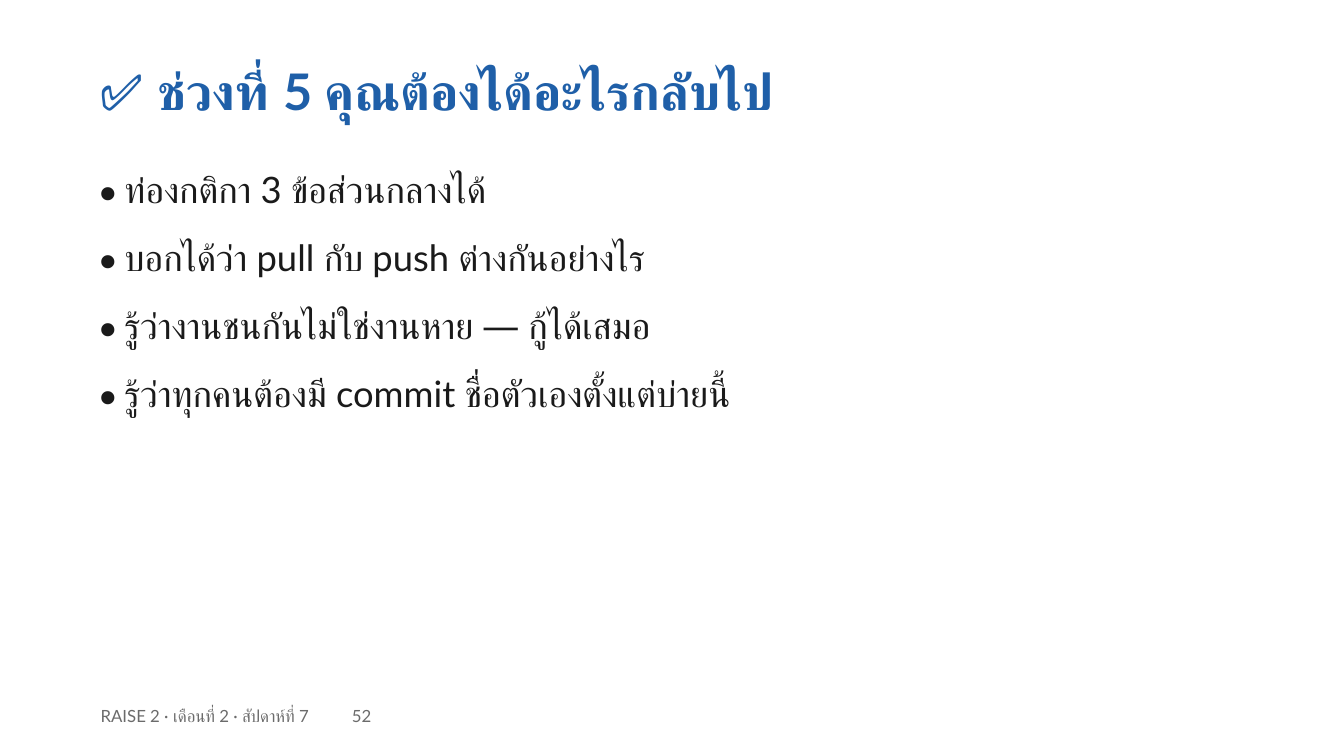
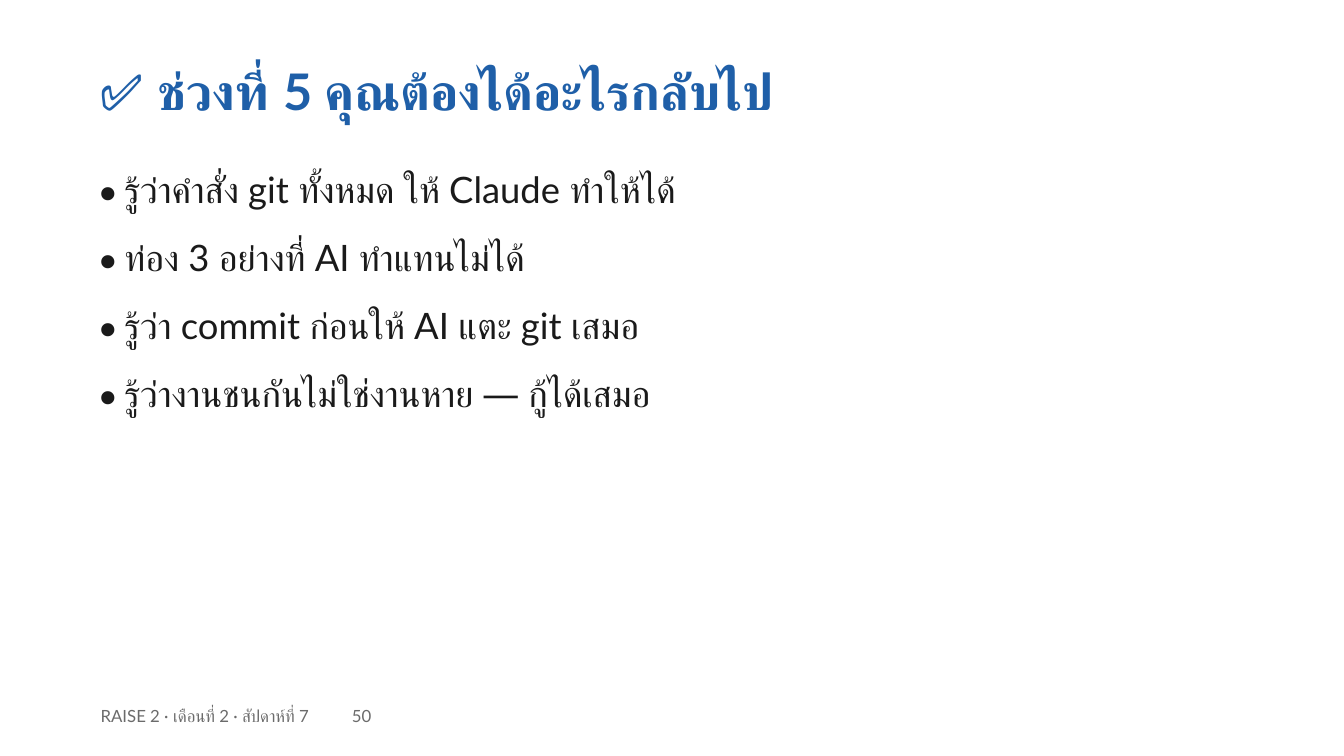
Before and after one commit to cnacha-mfu/raise2-module2, a slide deck: slide 50 of materials/week7/w7-slides.pptx (slide 52 before the commit). Drawn at 1344x756 pixels with LibreOffice and Linux fonts; fonts in the diff are those of the drawing. Boxes give left, top, right and bottom in pixels: in the first picture for what was removed or moved away, otherwise in the second. Text is boxed around its words. In the diff, an @@ line names an element or a change of style, - is before the commit and + after.

Commit message:
สัปดาห์ 7: ตัดสไลด์ Git เหลือ 12 นาที (คำสั่งยกให้ Claude · สอนแค่ 3 อย่างที่ AI ทำแทนไม่ได้) · เปลี่ยน 'ห้าม fork' เป็นให้ clone week6-start แล้วเริ่มประวัติ git ใหม่

```diff
--- a/materials/week7/w7-slides.pptx
+++ b/materials/week7/w7-slides.pptx
@@ text at (124, 175, 676, 214): text changed @@
-• ท่องกติกา 3 ข้อส่วนกลางได้
+• รู้ว่าคำสั่ง git ทั้งหมด ให้ Claude ทำให้ได้
@@ text at (124, 243, 525, 272): text changed @@
-• บอกได้ว่า pull กับ push ต่างกันอย่างไร
+• ท่อง 3 อย่างที่ AI ทำแทนไม่ได้
@@ text at (124, 310, 639, 349): text changed @@
-• รู้ว่างานชนกันไม่ใช่งานหาย — กู้ได้เสมอ
+• รู้ว่า commit ก่อนให้ AI แตะ git เสมอ
@@ text at (124, 378, 650, 417): text changed @@
-• รู้ว่าทุกคนต้องมี commit ชื่อตัวเองตั้งแต่บ่ายนี้
+• รู้ว่างานชนกันไม่ใช่งานหาย — กู้ได้เสมอ
@@ text at (101, 709, 371, 722): text changed @@
-RAISE 2 · เดือนที่ 2 · สัปดาห์ที่ 7 52
+RAISE 2 · เดือนที่ 2 · สัปดาห์ที่ 7 50
```
Also in this commit, not shown: 20 other slides changed, 2 slides added, 4 slides removed, 12 other files.
